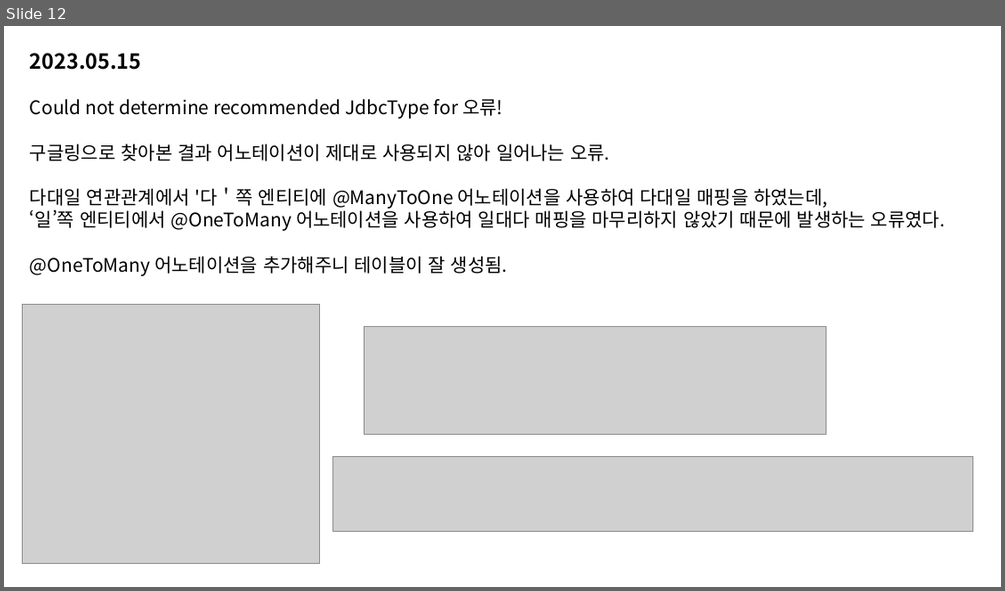
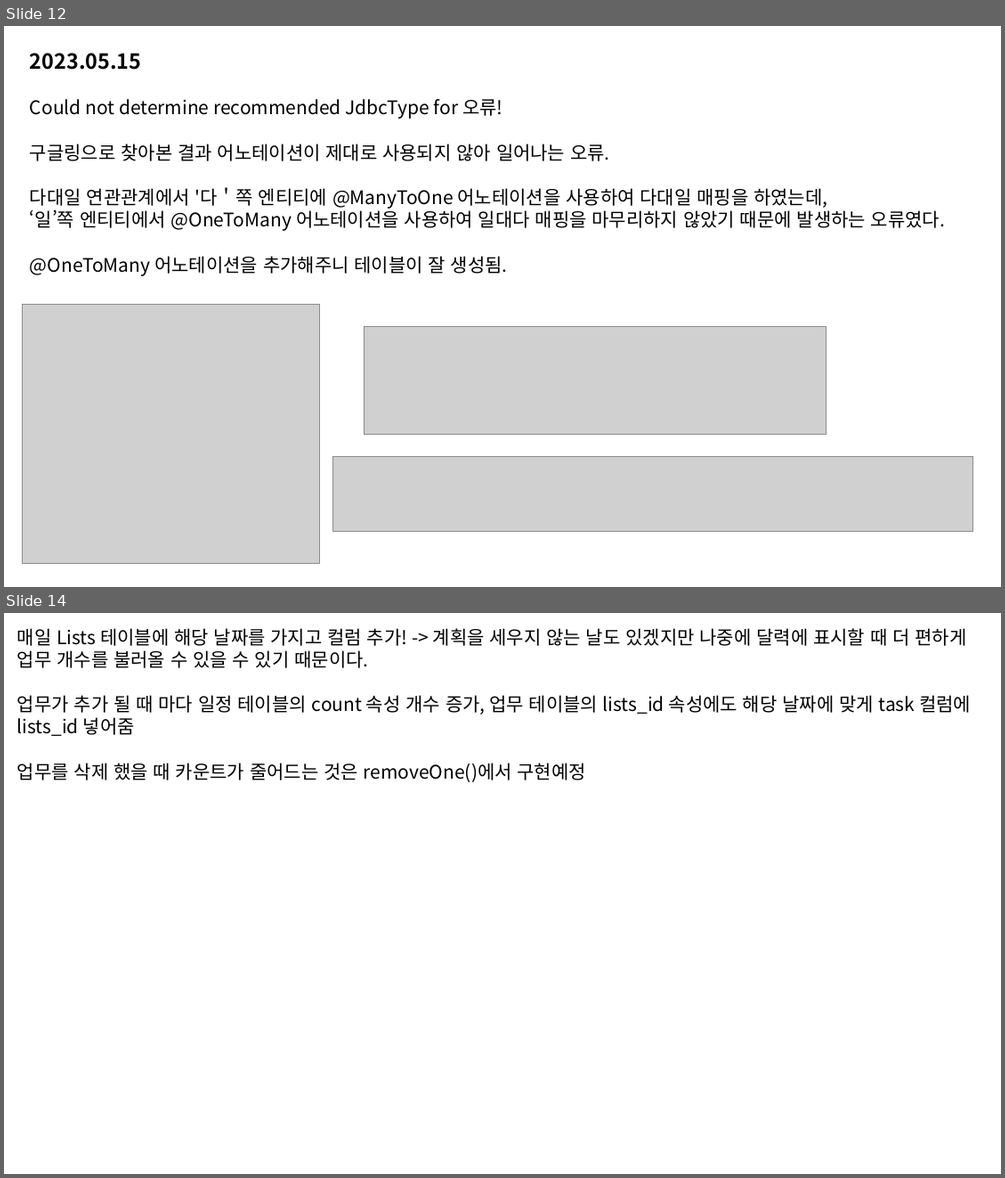
Before and after one commit to yujinchoi20/LePl_Team, a slide deck: CYJ/LePl 개발 일지.pptx. Shown one above the other, each under a label of ours: slide 12 before the commit, slides 12 and 14 after it; the slides between them are not shown. The pictures are 1005x591 and 1005x1178 pixels, drawn with LibreOffice and Linux fonts; fonts in the diff are those of the drawing; grey boxes stand for pictures. Boxes give left, top, right and bottom in pixels: in the first picture for what was removed or moved away, otherwise in the second. Text is boxed around its words. In the diff, an @@ line names an element or a change of style, - is before the commit and + after.

```diff
--- a/CYJ/LePl 개발 일지.pptx
+++ b/CYJ/LePl 개발 일지.pptx
@@ slide 14 added at bbox=[4, 613, 1001, 1174], background #FFFFFF @@
@@ text added at bbox=[17, 628, 971, 782], 18 pt, text #000000 @@
+매일 Lists 테이블에 해당 날짜를 가지고 컬럼 추가! -> 계획을 세우지 않는 날도 있겠지만 나중에 달력에 표시할 때 더 편하게 업무 개수를 불러올 수 있을 수 있기 때문이다.
+업무가 추가 될 때 마다 일정 테이블의 count 속성 개수 증가, 업무 테이블의 lists_id 속성에도 해당 날짜에 맞게 task 컬럼에 lists_id 넣어줌
+업무를 삭제 했을 때 카운트가 줄어드는 것은 removeOne()에서 구현예정
```
Also in this commit, not shown: 1 other slide added.
